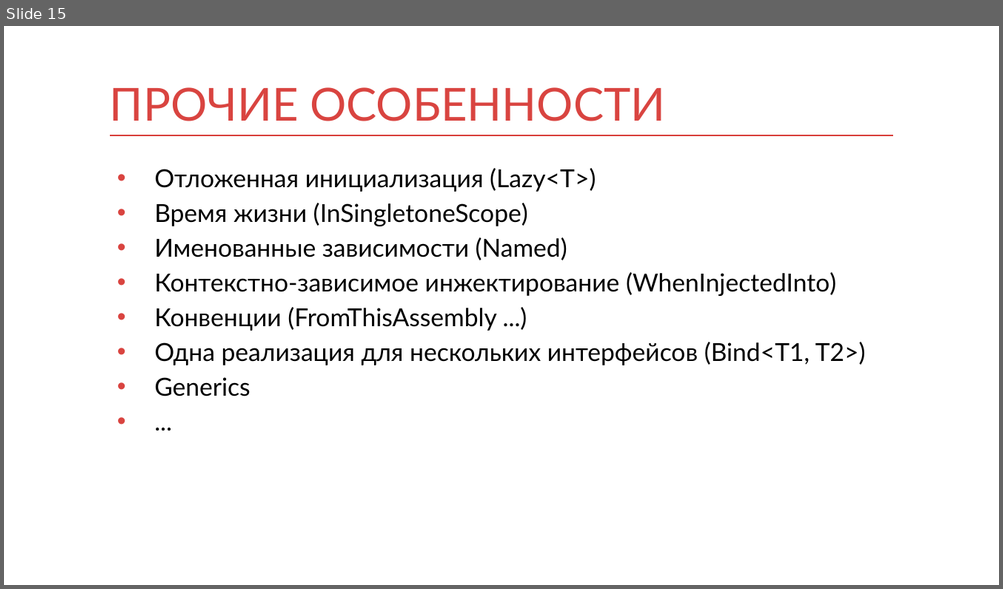
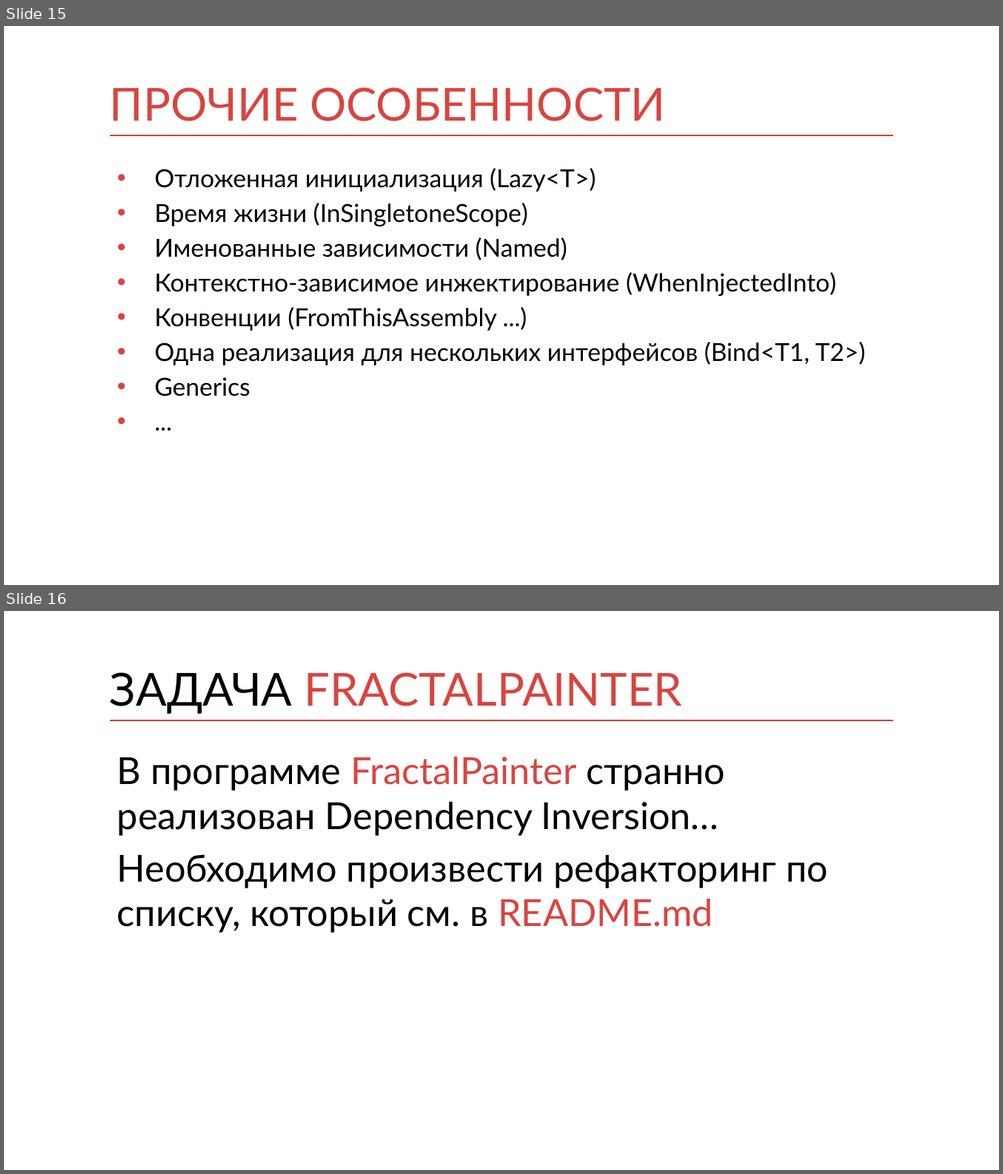
Before and after one commit to kontur-courses/di, a slide deck: di.pptx. Shown one above the other, each under a label of ours: slide 15 before the commit, slides 15 and 16 after it. The pictures are 1003x589 and 1003x1174 pixels, drawn with LibreOffice and Linux fonts; fonts in the diff are those of the drawing. Boxes give left, top, right and bottom in pixels: in the first picture for what was removed or moved away, otherwise in the second. Text is boxed around its words. In the diff, an @@ line names an element or a change of style, - is before the commit and + after.

```diff
--- a/di.pptx
+++ b/di.pptx
@@ slide 16 added at <box>4,611,999,1170</box>, background #FFFFFF; not listed: 1 template element that a slide beside it also shows @@
@@ title added at <box>110,672,683,714</box>, 44 pt, text #D94440 @@
+ЗАДАЧА FRACTALPAINTER
@@ text added at <box>117,757,828,933</box>, 36 pt, text #000000 @@
+В программе FractalPainter странно реализован Dependency Inversion…
+Необходимо произвести рефакторинг по списку, который см. в README.md
```
Also in this commit, not shown: 1 other slide added.
